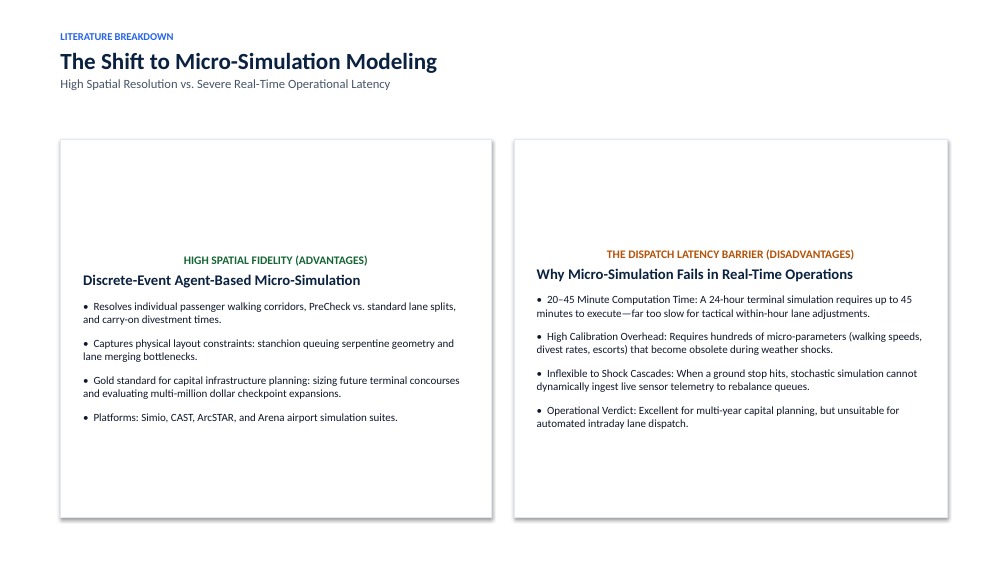
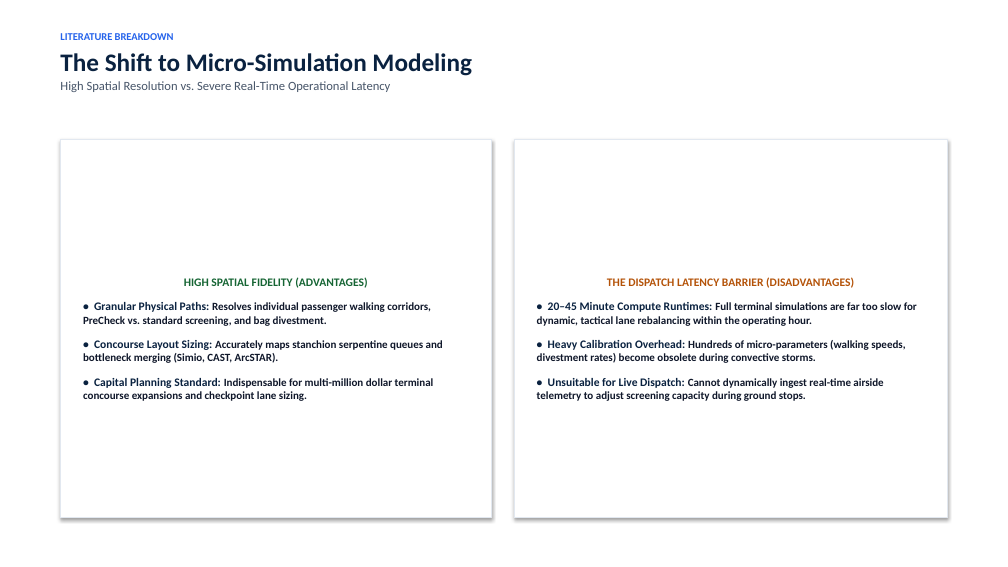
Before and after one commit to leila-gleich/final-thesis, a slide deck: slide 11 of Recommended-Thesis-Defense-Deck.pptx. Drawn at 1008x567 pixels with LibreOffice and Linux fonts; fonts in the diff are those of the drawing. Boxes give left, top, right and bottom in pixels: in the first picture for what was removed or moved away, otherwise in the second. Text is boxed around its words. In the diff, an @@ line names an element or a change of style, - is before the commit and + after.

Commit message:
fix(defense): re-architect presentation with rendered math equations and research figures (v5.13)
- Implement 300 DPI Matplotlib LaTeX formula rendering engine for all 8 thesis equations
- Eliminate unrendered text math strings and curly braces (e.g. \hat{Y}_t, e_{t-1})
- Embed high-resolution research figures across all relevant presentation slides
- De-clutter slide layout to match thesis-defense-outline with clean, punchy bullets
- Synchronize deck to root, master-docs/, and thesis_final_package/defense/
- Update results/00_VERSION_CONTROL_AND_PROVENANCE.md to v5.13

```diff
--- a/Recommended-Thesis-Defense-Deck.pptx
+++ b/Recommended-Thesis-Defense-Deck.pptx
@@ text at (x1=60, y1=53, x2=472, y2=76): size 22 to 24 pt in "The Shift to Micro-Simulation Modeling" @@
@@ text in rectangle at (x1=83, y1=302, x2=443, y2=401): text changed; bold on @@
-Discrete-Event Agent-Based Micro-Simulation
-• Resolves individual passenger walking corridors, PreCheck vs. standard lane splits, and carry-on divestment times.
-• Captures physical layout constraints: stanchion queuing serpentine geometry and lane merging bottlenecks.
-• Gold standard for capital infrastructure planning: sizing future terminal concourses and evaluating multi-million dollar checkpoint expansions.
-• Platforms: Simio, CAST, ArcSTAR, and Arena airport simulation suites.
+• Granular Physical Paths: Resolves individual passenger walking corridors, PreCheck vs. standard screening, and bag divestment.
+• Concourse Layout Sizing: Accurately maps stanchion serpentine queues and bottleneck merging (Simio, CAST, ArcSTAR).
+• Capital Planning Standard: Indispensable for multi-million dollar terminal concourse expansions and checkpoint lane sizing.
@@ text in rectangle at (x1=537, y1=302, x2=917, y2=401): text changed; bold on @@
-Why Micro-Simulation Fails in Real-Time Operations
-• 20–45 Minute Computation Time: A 24-hour terminal simulation requires up to 45 minutes to execute—far too slow for tactical within-hour lane adjustments.
-• High Calibration Overhead: Requires hundreds of micro-parameters (walking speeds, divest rates, escorts) that become obsolete during weather shocks.
-• Inflexible to Shock Cascades: When a ground stop hits, stochastic simulation cannot dynamically ingest live sensor telemetry to rebalance queues.
-• Operational Verdict: Excellent for multi-year capital planning, but unsuitable for automated intraday lane dispatch.
+• 20–45 Minute Compute Runtimes: Full terminal simulations are far too slow for dynamic, tactical lane rebalancing within the operating hour.
+• Heavy Calibration Overhead: Hundreds of micro-parameters (walking speeds, divestment rates) become obsolete during convective storms.
+• Unsuitable for Live Dispatch: Cannot dynamically ingest real-time airside telemetry to adjust screening capacity during ground stops.
```
Also in this commit, not shown: 28 other slides changed, 2 slides added, 2 slides removed, 13 other files.
